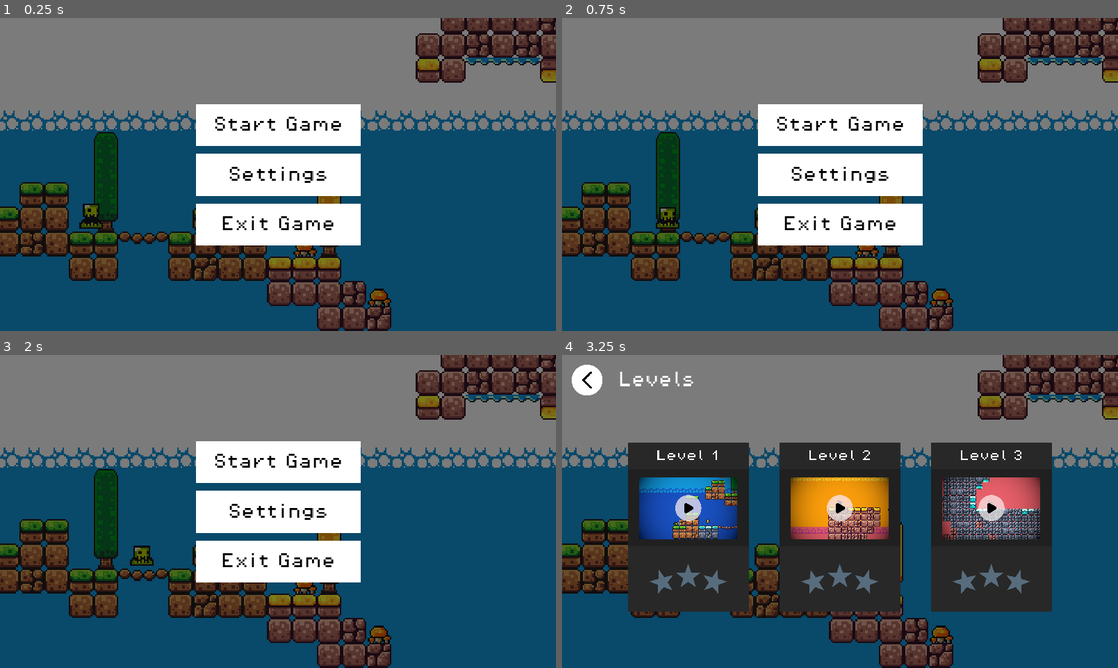
Above: before the commit, frames 1-4 (two rows, left to right).
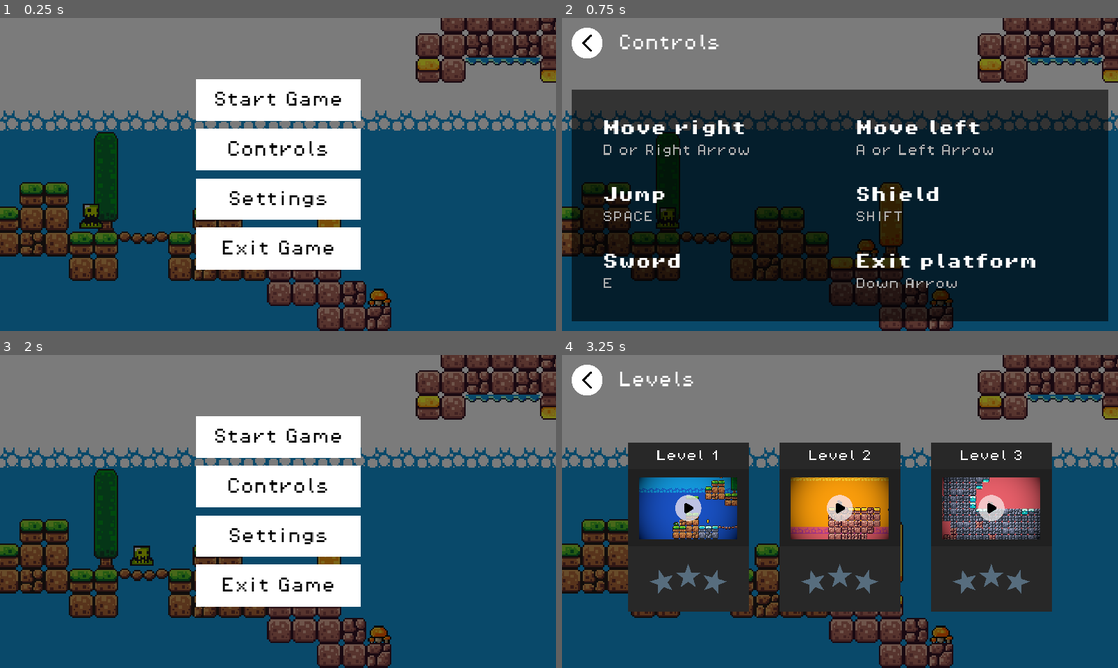
Above: after the commit, the same moments.

Repository: ImadSaddik/FirstGodotGame
Game: Godot game, scene res://scenes/start_screen_ui.tscn
Two runs of this game, one before a commit and one after it. Both use one fixed random seed, a clock stepped at 60 frames per second and the inputs below.
Inputs (mouse positions are in pixels of both pictures, inside the frame that each line leads up to):
- Up to frame 1 (0.25 s): no input
- Up to frame 2 (0.75 s): click (840, 149) at 0.5 s, where only the run after the commit has a clickable "Controls"
- Up to frame 3 (2 s): click (27, 380) at 1.27 s
- Up to frame 4 (3.25 s): click "Start Game" at 2 s; click (762, 539) at 2.75 s

The runs differ from the first frame. In frame 1, 8.8% of the frame differs, in the area x 35-65%, y 19-81%; in frame 2, 69%, in the area x 1-99%, y 3-97%; in frame 3, 8.8%; in frame 4, nothing differs.

Commit message:
Added the controls view in the start menu

Diff:
--- a/scenes/start_screen_ui.tscn
+++ b/scenes/start_screen_ui.tscn
@@ -12,6 +12,7 @@
 [ext_resource type="Texture2D" uid="uid://g13exg2rd8fu" path="res://assets/level_covers/level_2_cover.png" id="5_w623u"]
 [ext_resource type="Texture2D" uid="uid://do3dxxsheewgf" path="res://assets/level_covers/level_3_cover.png" id="6_0d0qb"]
 [ext_resource type="PackedScene" uid="uid://8p8jdk1hlhmi" path="res://scenes/slime_ball.tscn" id="6_b41ph"]
+[ext_resource type="FontFile" uid="uid://dv2rs7up6uflh" path="res://assets/fonts/PixelOperator8-Bold.ttf" id="6_k6i4a"]
 [ext_resource type="Texture2D" uid="uid://bvvq2fd0nvblw" path="res://assets/button_states/level_cover_hover.png" id="6_snrnw"]
 [ext_resource type="Texture2D" uid="uid://blwmlltuy0c1a" path="res://assets/svg/empty_stars_level_end.svg" id="7_7iqgf"]
 
@@ -195,6 +196,9 @@
 [sub_resource type="StyleBoxFlat" id="StyleBoxFlat_75i84"]
 bg_color = Color(1, 1, 1, 1)
 
+[sub_resource type="StyleBoxFlat" id="StyleBoxFlat_8m35j"]
+bg_color = Color(0, 0, 0, 0.588235)
+
 [sub_resource type="StyleBoxFlat" id="StyleBoxFlat_vpmxp"]
 bg_color = Color(0, 0, 0, 0.588235)
 
@@ -204,7 +208,7 @@
 [sub_resource type="StyleBoxFlat" id="StyleBoxFlat_bwld7"]
 bg_color = Color(0.158472, 0.158472, 0.158472, 1)
 
-[node name="StartScreenUI" type="Control" node_paths=PackedStringArray("settingsView", "levelsView", "startMenuView")]
+[node name="StartScreenUI" type="Control" node_paths=PackedStringArray("settingsView", "levelsView", "startMenuView", "controlsView")]
 layout_direction = 1
 layout_mode = 3
 anchors_preset = 15
@@ -218,6 +222,7 @@
 settingsView = NodePath("CanvasLayer/SettingsView")
 levelsView = NodePath("CanvasLayer/LevelsView")
 startMenuView = NodePath("CanvasLayer/startMenuView")
+controlsView = NodePath("CanvasLayer/ControlsView")
 
 [node name="Background" type="TileMap" parent="."]
 position = Vector2(40, 31)
@@ -248,9 +253,9 @@
 anchor_right = 0.5
 anchor_bottom = 0.5
 offset_left = -170.5
-offset_top = -146.5
+offset_top = -197.0
 offset_right = 170.5
-offset_bottom = 146.5
+offset_bottom = 197.0
 grow_horizontal = 2
 grow_vertical = 2
 theme_override_constants/separation = 16
@@ -271,6 +276,22 @@
 theme_override_styles/normal = SubResource("StyleBoxFlat_75i84")
 text = "Start Game"
 
+[node name="ControlsButton" type="Button" parent="CanvasLayer/startMenuView"]
+layout_mode = 2
+size_flags_vertical = 3
+mouse_default_cursor_shape = 2
+theme_override_colors/font_hover_color = Color(0, 0, 0, 1)
+theme_override_colors/font_pressed_color = Color(0, 0, 0, 1)
+theme_override_colors/font_focus_color = Color(0, 0, 0, 1)
+theme_override_colors/font_color = Color(0, 0, 0, 1)
+theme_override_fonts/font = ExtResource("1_521am")
+theme_override_font_sizes/font_size = 32
+theme_override_styles/focus = SubResource("StyleBoxEmpty_1dfyc")
+theme_override_styles/hover = SubResource("StyleBoxFlat_xmnbx")
+theme_override_styles/pressed = SubResource("StyleBoxFlat_iyl6u")
+theme_override_styles/normal = SubResource("StyleBoxFlat_75i84")
+text = "Controls"
+
 [node name="SettingsButton" type="Button" parent="CanvasLayer/startMenuView"]
 layout_mode = 2
 size_flags_vertical = 3
@@ -302,6 +323,177 @@
 theme_override_styles/pressed = SubResource("StyleBoxFlat_iyl6u")
 theme_override_styles/normal = SubResource("StyleBoxFlat_75i84")
 text = "Exit Game"
+
+[node name="ControlsView" type="VBoxContainer" parent="CanvasLayer"]
+visible = false
+anchors_preset = 15
+anchor_right = 1.0
+anchor_bottom = 1.0
+offset_left = 20.0
+offset_top = 20.0
+offset_right = -20.0
+offset_bottom = -20.0
+grow_horizontal = 2
+grow_vertical = 2
+size_flags_horizontal = 3
+theme_override_constants/separation = 64
+
+[node name="HBoxContainer" type="HBoxContainer" parent="CanvasLayer/ControlsView"]
+layout_mode = 2
+size_flags_horizontal = 0
+size_flags_vertical = 2
+size_flags_stretch_ratio = 0.0
+theme_override_constants/separation = 32
+
+[node name="ReturnToStartMenuButton" type="TextureButton" parent="CanvasLayer/ControlsView/HBoxContainer"]
+clip_contents = true
+custom_minimum_size = Vector2(64, 64)
+layout_mode = 2
+mouse_default_cursor_shape = 2
+texture_normal = ExtResource("3_tkdfn")
+texture_hover = ExtResource("4_0r5q2")
+ignore_texture_size = true
+stretch_mode = 0
+
+[node name="Label" type="Label" parent="CanvasLayer/ControlsView/HBoxContainer"]
+layout_mode = 2
+size_flags_horizontal = 0
+size_flags_vertical = 1
+theme_override_fonts/font = ExtResource("1_521am")
+theme_override_font_sizes/font_size = 32
+text = "Controls"
+vertical_alignment = 1
+
+[node name="Panel" type="Panel" parent="CanvasLayer/ControlsView"]
+layout_mode = 2
+size_flags_vertical = 3
+theme_override_styles/panel = SubResource("StyleBoxFlat_8m35j")
+
+[node name="MarginContainer" type="MarginContainer" parent="CanvasLayer/ControlsView/Panel"]
+layout_mode = 1
+anchors_preset = 15
+anchor_right = 1.0
+anchor_bottom = 1.0
+grow_horizontal = 2
+grow_vertical = 2
+theme_override_constants/margin_left = 64
+theme_override_constants/margin_top = 64
+theme_override_constants/margin_right = 64
+theme_override_constants/margin_bottom = 64
+
+[node name="GridContainer" type="GridContainer" parent="CanvasLayer/ControlsView/Panel/MarginContainer"]
+layout_mode = 2
+theme_override_constants/h_separation = 64
+theme_override_constants/v_separation = 64
+columns = 2
+
+[node name="MoveRightAction" type="VBoxContainer" parent="CanvasLayer/ControlsView/Panel/MarginContainer/GridContainer"]
+layout_mode = 2
+size_flags_horizontal = 3
+theme_override_constants/separation = 16
+
+[node name="ActionTitle" type="Label" parent="CanvasLayer/ControlsView/Panel/MarginContainer/GridContainer/MoveRightAction"]
+layout_mode = 2
+theme_override_fonts/font = ExtResource("6_k6i4a")
+theme_override_font_sizes/font_size = 32
+text = "Move right"
+
+[node name="KeyBinding" type="Label" parent="CanvasLayer/ControlsView/Panel/MarginContainer/GridContainer/MoveRightAction"]
+layout_mode = 2
+theme_override_colors/font_color = Color(0.687215, 0.687215, 0.687215, 1)
+theme_override_fonts/font = ExtResource("1_521am")
+theme_override_font_sizes/font_size = 24
+text = "D or Right Arrow"
+
+[node name="MoveLeftAction" type="VBoxContainer" parent="CanvasLayer/ControlsView/Panel/MarginContainer/GridContainer"]
+layout_mode = 2
+size_flags_horizontal = 3
+theme_override_constants/separation = 16
+
+[node name="ActionTitle" type="Label" parent="CanvasLayer/ControlsView/Panel/MarginContainer/GridContainer/MoveLeftAction"]
+layout_mode = 2
+theme_override_fonts/font = ExtResource("6_k6i4a")
+theme_override_font_sizes/font_size = 32
+text = "Move left"
+
+[node name="KeyBinding" type="Label" parent="CanvasLayer/ControlsView/Panel/MarginContainer/GridContainer/MoveLeftAction"]
+layout_mode = 2
+theme_override_colors/font_color = Color(0.687215, 0.687215, 0.687215, 1)
+theme_override_fonts/font = ExtResource("1_521am")
+theme_override_font_sizes/font_size = 24
+text = "A or Left Arrow"
+
+[node name="JumpAction" type="VBoxContainer" parent="CanvasLayer/ControlsView/Panel/MarginContainer/GridContainer"]
+layout_mode = 2
+size_flags_horizontal = 3
+theme_override_constants/separation = 16
+
+[node name="ActionTitle" type="Label" parent="CanvasLayer/ControlsView/Panel/MarginContainer/GridContainer/JumpAction"]
+layout_mode = 2
+theme_override_fonts/font = ExtResource("6_k6i4a")
+theme_override_font_sizes/font_size = 32
+text = "Jump"
+
+[node name="KeyBinding" type="Label" parent="CanvasLayer/ControlsView/Panel/MarginContainer/GridContainer/JumpAction"]
+layout_mode = 2
+theme_override_colors/font_color = Color(0.687215, 0.687215, 0.687215, 1)
+theme_override_fonts/font = ExtResource("1_521am")
+theme_override_font_sizes/font_size = 24
+text = "SPACE"
+
+[node name="ShieldAction" type="VBoxContainer" parent="CanvasLayer/ControlsView/Panel/MarginContainer/GridContainer"]
+layout_mode = 2
+size_flags_horizontal = 3
+theme_override_constants/separation = 16
+
+[node name="ActionTitle" type="Label" parent="CanvasLayer/ControlsView/Panel/MarginContainer/GridContainer/ShieldAction"]
+layout_mode = 2
+theme_override_fonts/font = ExtResource("6_k6i4a")
+theme_override_font_sizes/font_size = 32
+text = "Shield"
+
+[node name="KeyBinding" type="Label" parent="CanvasLayer/ControlsView/Panel/MarginContainer/GridContainer/ShieldAction"]
+layout_mode = 2
+theme_override_colors/font_color = Color(0.687215, 0.687215, 0.687215, 1)
+theme_override_fonts/font = ExtResource("1_521am")
+theme_override_font_sizes/font_size = 24
+text = "SHIFT"
+
+[node name="SwordAction" type="VBoxContainer" parent="CanvasLayer/ControlsView/Panel/MarginContainer/GridContainer"]
+layout_mode = 2
+size_flags_horizontal = 3
+theme_override_constants/separation = 16
+
+[node name="ActionTitle" type="Label" parent="CanvasLayer/ControlsView/Panel/MarginContainer/GridContainer/SwordAction"]
+layout_mode = 2
+theme_override_fonts/font = ExtResource("6_k6i4a")
+theme_override_font_sizes/font_size = 32
+text = "Sword"
+
+[node name="KeyBinding" type="Label" parent="CanvasLayer/ControlsView/Panel/MarginContainer/GridContainer/SwordAction"]
+layout_mode = 2
+theme_override_colors/font_color = Color(0.687215, 0.687215, 0.687215, 1)
+theme_override_fonts/font = ExtResource("1_521am")
+theme_override_font_sizes/font_size = 24
+text = "E"
+
+[node name="PlatformExitAction" type="VBoxContainer" parent="CanvasLayer/ControlsView/Panel/MarginContainer/GridContainer"]
+layout_mode = 2
+size_flags_horizontal = 3
+theme_override_constants/separation = 16
+
+[node name="ActionTitle" type="Label" parent="CanvasLayer/ControlsView/Panel/MarginContainer/GridContainer/PlatformExitAction"]
+layout_mode = 2
+theme_override_fonts/font = ExtResource("6_k6i4a")
+theme_override_font_sizes/font_size = 32
+text = "Exit platform"
+
+[node name="KeyBinding" type="Label" parent="CanvasLayer/ControlsView/Panel/MarginContainer/GridContainer/PlatformExitAction"]
+layout_mode = 2
+theme_override_colors/font_color = Color(0.687215, 0.687215, 0.687215, 1)
+theme_override_fonts/font = ExtResource("1_521am")
+theme_override_font_sizes/font_size = 24
+text = "Down Arrow"
 
 [node name="SettingsView" type="VBoxContainer" parent="CanvasLayer"]
 visible = false
@@ -658,8 +850,10 @@
 slimeBallScene = ExtResource("6_b41ph")
 
 [connection signal="pressed" from="CanvasLayer/startMenuView/StartGameButton" to="." method="_on_start_game_button_pressed"]
+[connection signal="pressed" from="CanvasLayer/startMenuView/ControlsButton" to="." method="_on_controls_button_pressed"]
 [connection signal="pressed" from="CanvasLayer/startMenuView/SettingsButton" to="." method="_on_settings_button_pressed"]
 [connection signal="pressed" from="CanvasLayer/startMenuView/ExitGameButton" to="." method="_on_exit_game_button_pressed"]
+[connection signal="pressed" from="CanvasLayer/ControlsView/HBoxContainer/ReturnToStartMenuButton" to="." method="_on_return_to_start_menu_button_pressed"]
 [connection signal="pressed" from="CanvasLayer/SettingsView/HBoxContainer/ReturnToStartMenuButton" to="." method="_on_return_to_start_menu_button_pressed"]
 [connection signal="value_changed" from="CanvasLayer/SettingsView/Panel/MarginContainer/VBoxContainer/Music/MusicVolumeSlider" to="." method="_on_music_slider_value_changed"]
 [connection signal="value_changed" from="CanvasLayer/SettingsView/Panel/MarginContainer/VBoxContainer/SoundEffects/SoundEffectsVolumeSlider" to="." method="_on_sound_effects_slider_value_changed"]
--- a/scripts/start_screen_ui.gd
+++ b/scripts/start_screen_ui.gd
@@ -5,6 +5,7 @@
 @export var settingsView: VBoxContainer
 @export var levelsView: VBoxContainer
 @export var startMenuView: VBoxContainer
+@export var controlsView: VBoxContainer
 
 const FILE_PATH: String = "user://star_rating.save"
 
@@ -29,6 +30,11 @@
 	settingsView.show()
 
 
+func _on_controls_button_pressed() -> void:
+	startMenuView.hide()
+	controlsView.show()
+
+
 func _on_exit_game_button_pressed() -> void:
 	get_tree().quit()
 
@@ -37,6 +43,7 @@
 	startMenuView.show()
 	settingsView.hide()
 	levelsView.hide()
+	controlsView.hide()
 
 
 func _on_music_slider_value_changed(value: float) -> void:
Not shown: 1 places in scenes/start_screen_ui.tscn that only renumber resources
